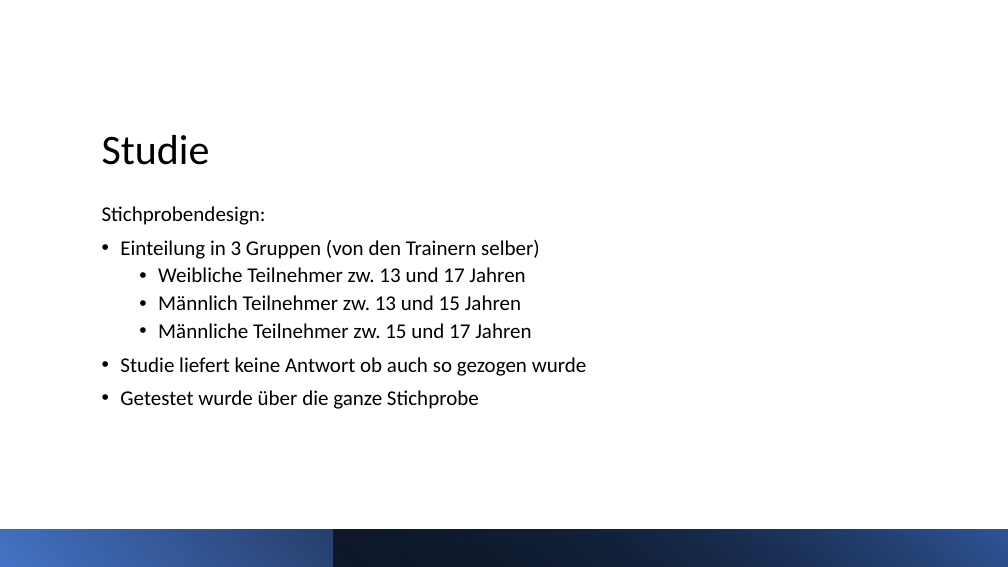
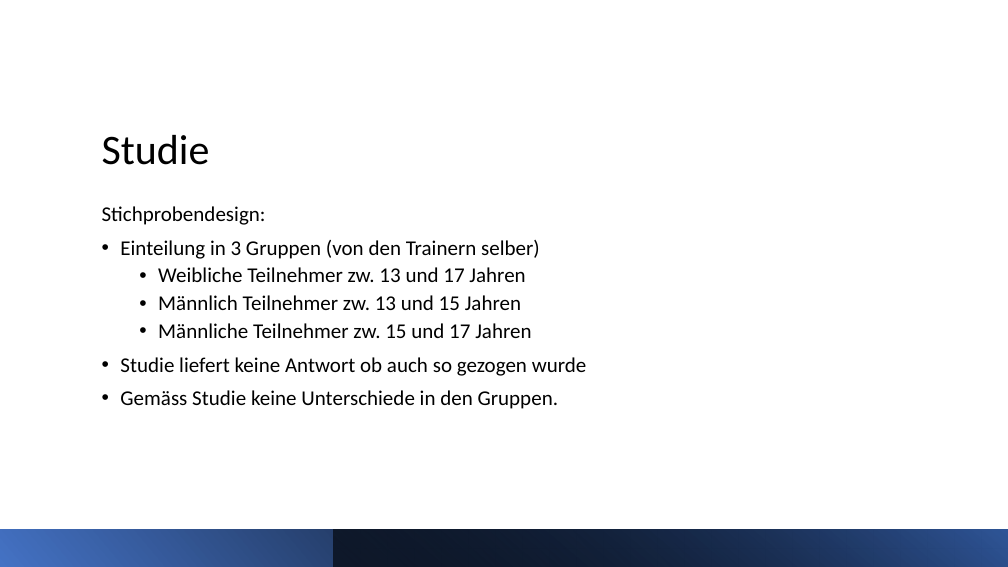
Before and after one commit to buehlpa/ChocolateMilkStudy, a slide deck: slide 9 of pp.pptx (slide 10 before the commit). Drawn at 1008x567 pixels with LibreOffice and Linux fonts; fonts in the diff are those of the drawing. Boxes give left, top, right and bottom in pixels: in the first picture for what was removed or moved away, otherwise in the second. Text is boxed around its words. In the diff, an @@ line names an element or a change of style, - is before the commit and + after.

```diff
--- a/pp.pptx
+++ b/pp.pptx
@@ text at [120, 390, 559, 409]: text changed @@
-• Getestet wurde über die ganze Stichprobe
+• Gemäss Studie keine Unterschiede in den Gruppen.
```
Also in this commit, not shown: 7 other slides changed, 8 slides added, 4 slides removed, 5 other files.
